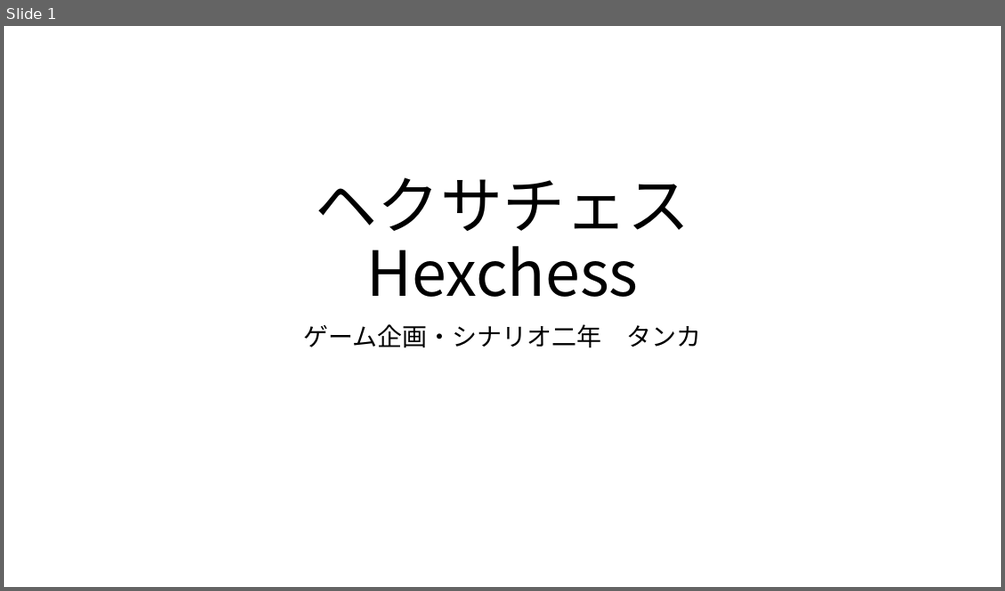
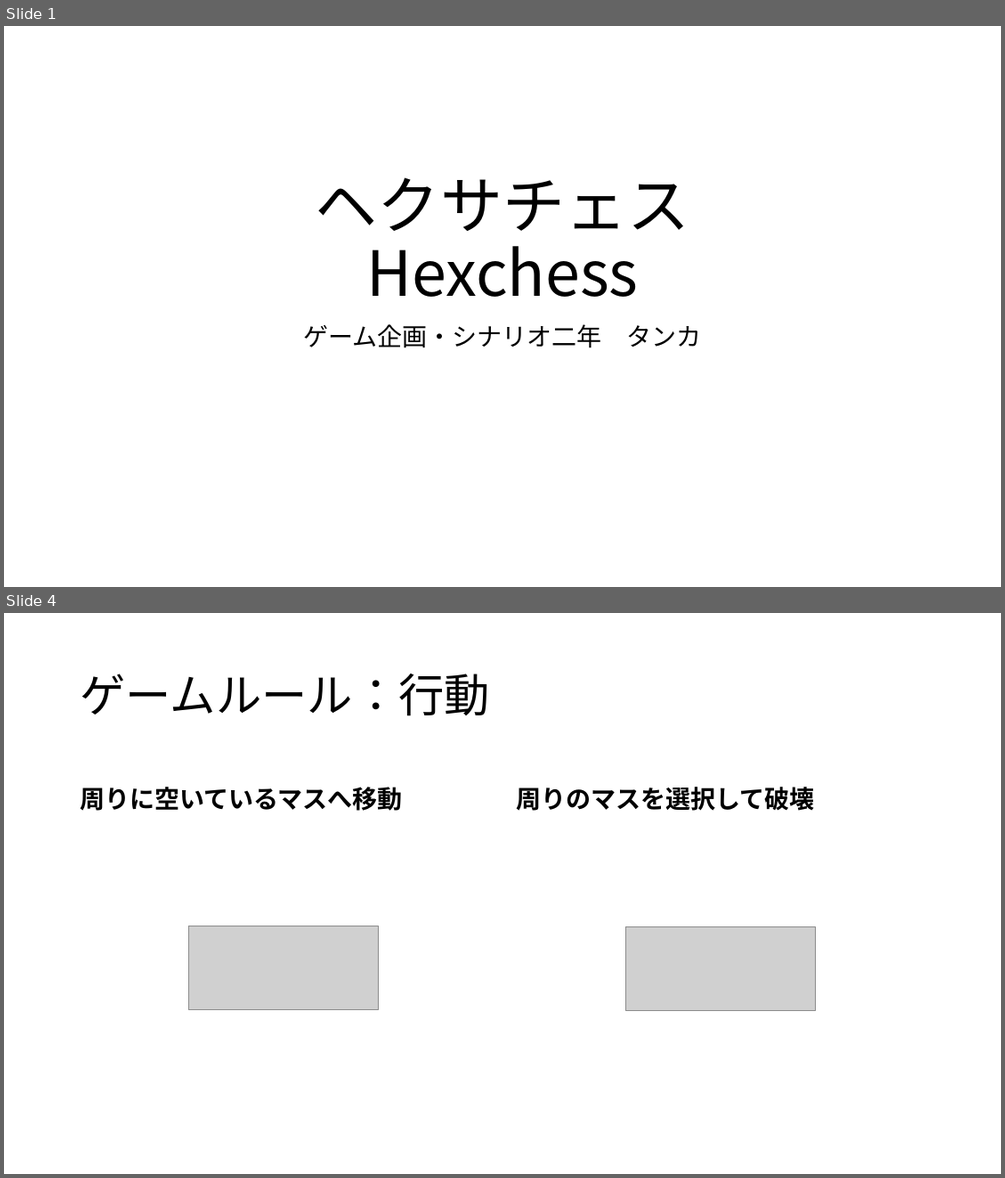
Before and after one commit to HikigayaHomaru/MyPortfolio, a slide deck: ヘクサチェス.pptx. Shown one above the other, each under a label of ours: slide 1 before the commit, slides 1 and 4 after it; the slides between them are not shown. The pictures are 1005x591 and 1005x1178 pixels, drawn with LibreOffice and Linux fonts; fonts in the diff are those of the drawing; grey boxes stand for pictures. Boxes give left, top, right and bottom in pixels: in the first picture for what was removed or moved away, otherwise in the second. Text is boxed around its words. In the diff, an @@ line names an element or a change of style, - is before the commit and + after.

```diff
--- a/ヘクサチェス.pptx
+++ b/ヘクサチェス.pptx
@@ slide 4 added at <box>4,613,1001,1174</box>, background #FFFFFF @@
@@ title added at <box>81,674,490,716</box>, 44 pt, text #000000 @@
+ゲームルール：行動
@@ text added at <box>81,787,403,811</box>, 24 pt, text #000000, bold @@
+周りに空いているマスへ移動
@@ text added at <box>516,787,814,811</box>, 24 pt, text #000000, bold @@
+周りのマスを選択して破壊
@@ picture added at <box>189,925,379,1009</box> @@
@@ picture added at <box>625,926,816,1010</box> @@
```
Also in this commit, not shown: 3 slides changed, 1 slide removed, 4 other files.
